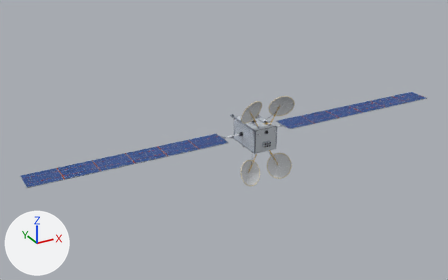
What one commit did to the glTF model site/models/bus-boeing-702sp.glb.
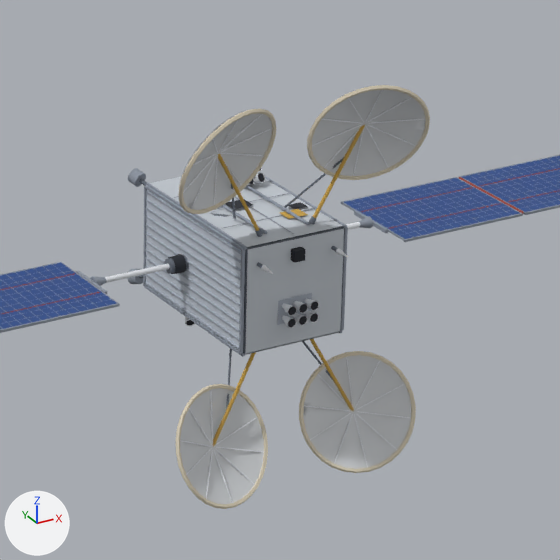
There are two pictures of each version: one whole from a 50 mm lens placed at (-26.73, -42.95, 21.43), pointed at (-2.5, 1.1, -0.59), one close up on the part from 45% to 72% of the width and 28% to 70% of the height. The axes (+X, +Y, +Z) are drawn at lower left. The lights are the same throughout. The older version's two pictures come first. Where no turn or scale is listed for an object, it has been applied to the vertices. Vertices at exactly the same position are counted once.

The older version as bpy lines, for what is in view:
```python
me_body = bpy.data.meshes.new('body')
me_body.from_pydata(...)  # 5426 vertices, 9008 faces; spans x -20.0..20.0, y -2.4..2.4, z -3.8..3.8
# faces by material slot: [328, 1164, 1288, 408, 300, 24, 1008, 4488]
me_body.materials.append(mat_own__24272e)  # black #24272e
me_body.materials.append(mat_own__6c737e)  # grey #6c737e
me_body.materials.append(mat_own__8f97a3)  # grey #8f97a3
me_body.materials.append(mat_own__9a3b2e)  # red #9a3b2e
me_body.materials.append(mat_own__a6aeba)  # grey #a6aeba
me_body.materials.append(mat_own__c5ccd6)  # light grey #c5ccd6
me_body.materials.append(mat_own__d2d5d8)  # light grey #d2d5d8
me_body.materials.append(mat_own__e5e8ed)  # white #e5e8ed
me_foil = bpy.data.meshes.new('foil')
me_foil.from_pydata(...)  # 1149 vertices, 1986 faces; spans x -2.6..2.6, y -2.1..2.1, z -3.87..3.87
# faces by material slot: [128, 458, 200, 1200]
me_foil.materials.append(mat_own__2b2e35)  # dark grey #2b2e35
me_foil.materials.append(mat_own__c3c9d0)  # light grey #c3c9d0
me_foil.materials.append(mat_own__c9a24a)  # orange #c9a24a
me_foil.materials.append(mat_own__d9cfb8)  # pale yellow #d9cfb8
me_solar_panel = bpy.data.meshes.new('solar-panel')
me_solar_panel.from_pydata(...)  # 6720 vertices, 3360 faces; spans x -19.9..19.9, y -1.1..1.1, z 0.0
me_solar_panel.materials.append(mat_own__2e4e8c)  # blue #2e4e8c
ob_body = bpy.data.objects.new('body', me_body)
ob_body.location = (0.0, 0.03, 0.0)
ob_foil = bpy.data.objects.new('foil', me_foil)
ob_foil.location = (0.0, -0.26, 0.0)
ob_solar_panel = bpy.data.objects.new('solar-panel', me_solar_panel)
ob_solar_panel.location = (0.0, 0.3, 0.02)
```
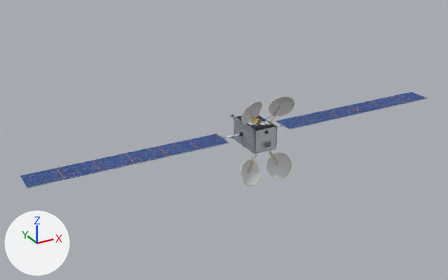
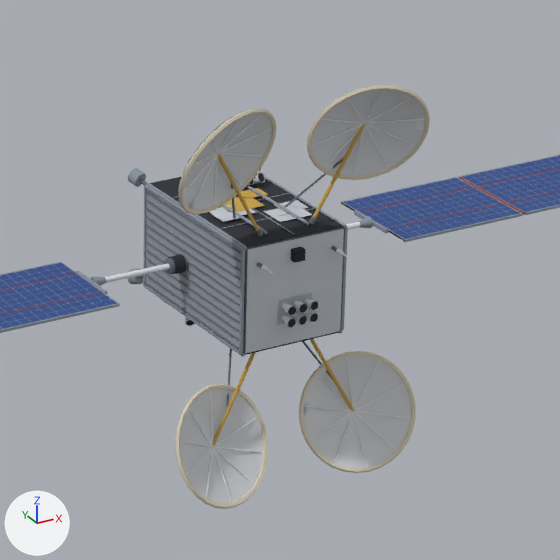
The edits, one by one:
Material 'own #767c86' (mat_own__767c86) is new.
Its base color is (0.181, 0.202, 0.238) (grey #767c86).
Its roughness is 1.0.
Material 'own #9ea4ae' (mat_own__9ea4ae) is new.
Its base color is (0.342, 0.371, 0.423) (grey #9ea4ae).
Its roughness is 1.0.
me_body has 5426 vertices, 9008 faces and spans x -20.0..20.0, y -2.4..2.4, z -3.8..3.8.
me_body is used by ob_body; location (0.0, 0.03, 0.0).
Part 1, on me_body:
204 faces are deleted.
24 vertices move within x -8.7..8.7, y -0.8..1.7, z -1.0..1.0.
40 new faces join them, mat_own__24272e (black #24272e).
28 new faces join them, mat_own__767c86 (grey #767c86).
136 new faces join them, mat_own__8f97a3 (grey #8f97a3).
me_body part 2: 104 faces spanning x -20.0..20.0, y -0.8..1.4, z 0.0 switch from mat_own__8f97a3 (grey #8f97a3) to mat_own__24272e (black #24272e).
me_body part 3: 260 faces spanning x -1.1..1.1, y -1.7..1.7, z -1.0..1.0 switch from mat_own__a6aeba (grey #a6aeba) to mat_own__767c86 (grey #767c86).
me_body part 4: 24 faces spanning x -1.1..1.1, y -1.8..1.7, z -1.0..1.0 switch from mat_own__c5ccd6 (light grey #c5ccd6) to mat_own__9ea4ae (grey #9ea4ae).
me_foil is used by ob_foil; location (0.0, -0.26, 0.0).
me_foil had 1149 vertices, 1986 faces and spanned x -2.6..2.6, y -2.1..2.1, z -3.87..3.87.
me_foil now has 1245 vertices, 2094 faces and spans x -2.6..2.6, y -2.1..2.1, z -3.87..3.87.
me_foil part 5: the loose piece of 16 vertices spanning x 0.29..0.71, y -0.83..-0.49, z 1.1..1.12 is scaled about its middle by (1.72, 1.71, 1.33), then moved by (-0.07, 0.07, 0.0), in mat_own__c3c9d0 (light grey #c3c9d0).
me_foil part 6: the loose piece of 16 vertices spanning x 0.62..0.92, y -0.49..-0.24, z 1.1..1.12 is copied, and the copy is scaled about its middle by (2.54, 2.14, -1.39), then moved by (-1.21, 0.36, 0.0), in mat_own__c3c9d0 (light grey #c3c9d0); it spans x -0.81..-0.05, y -0.27..0.26, z 1.1..1.13.
me_foil part 7: the loose piece of 16 vertices spanning x -0.35..0.08, y 0.06..0.41, z 1.1..1.12 is scaled about its middle by (1.04, 1.18, -0.419), then moved by (-0.47, -0.39, 0.0), in mat_own__c3c9d0 (light grey #c3c9d0).
me_foil part 8: the loose piece of 16 vertices spanning x -0.35..0.08, y 0.06..0.41, z 1.1..1.12 is copied, and the copy is scaled about its middle by (1.71, 1.71, 1.35), then moved by (0.02, 0.0, 0.0), in mat_own__c9a24a (orange #c9a24a); it spans x -0.49..0.26, y -0.06..0.54, z 1.1..1.13.
me_foil part 9: the loose piece of 16 vertices spanning x -0.35..0.08, y 0.06..0.41, z 1.1..1.12 is copied, and the copy is scaled about its middle by (1.15, 1.08, -0.665), then moved by (0.49, 0.34, 0.0), in mat_own__c9a24a (orange #c9a24a); it spans x 0.1..0.61, y 0.39..0.77, z 1.1..1.12.
me_foil part 10: 15 vertices removed from x 0.62..0.92, y -0.49..-0.24, z 1.1..1.12; 15 vertices added at x 0.41..0.92, y -0.53..-0.1, z 1.1..1.12.
me_foil part 11: 336 faces spanning x -1.04..1.04, y -1.52..2.05, z -1.1..1.1 switch from mat_own__c3c9d0 (light grey #c3c9d0) to mat_own__2b2e35 (dark grey #2b2e35).
Other edits to the shape of me_foil do not show in these pictures.

What differs and where, as boxes [x1, y1, x2, y2] in the close-ups (560 x 560 px; the box of a moved part takes in the faces that stretch with it):
part 1 of me_body, moved or reshaped: [0, 155, 560, 352] in both
part 2 of me_body, recoloured: [342, 203, 405, 241] in both
part 3 of me_body, recoloured (darker): [145, 198, 241, 349] in both
part 4 of me_body, recoloured (light grey to grey): [146, 190, 241, 350] in both
part 5 of me_foil, moved or reshaped: before [280, 209, 308, 219]; after [264, 206, 312, 222]
part 6 of me_foil, added: after [210, 205, 256, 219]
part 7 of me_foil, moved or reshaped: before [226, 199, 253, 209]; after [212, 211, 239, 222]
part 8 of me_foil, added: after [221, 197, 265, 212]
part 9 of me_foil, added: after [240, 188, 267, 198]
part 10 of me_foil, moved or reshaped: before [289, 202, 308, 209]; after [274, 200, 308, 212]
part 11 of me_foil, recoloured: [150, 174, 343, 355] in both
